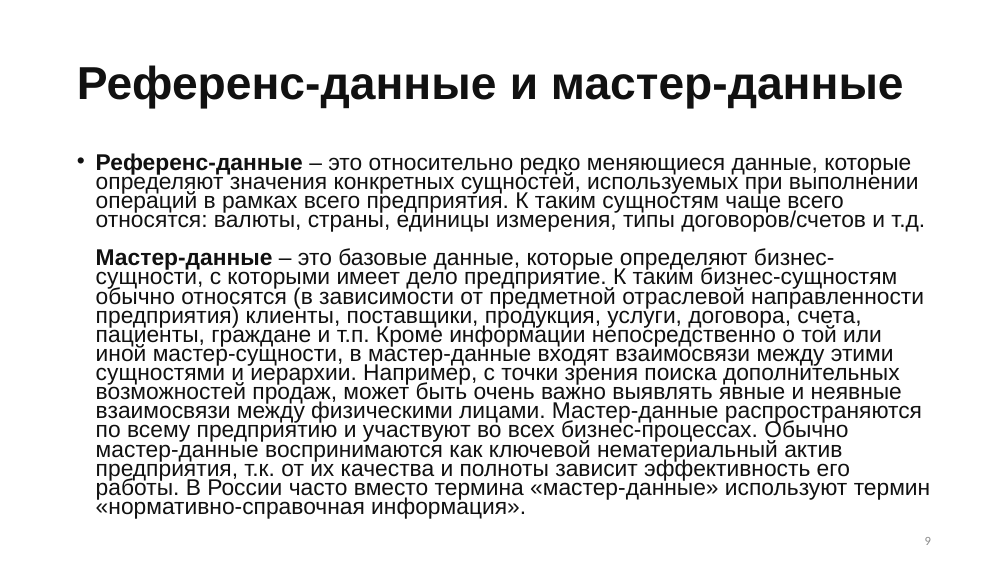
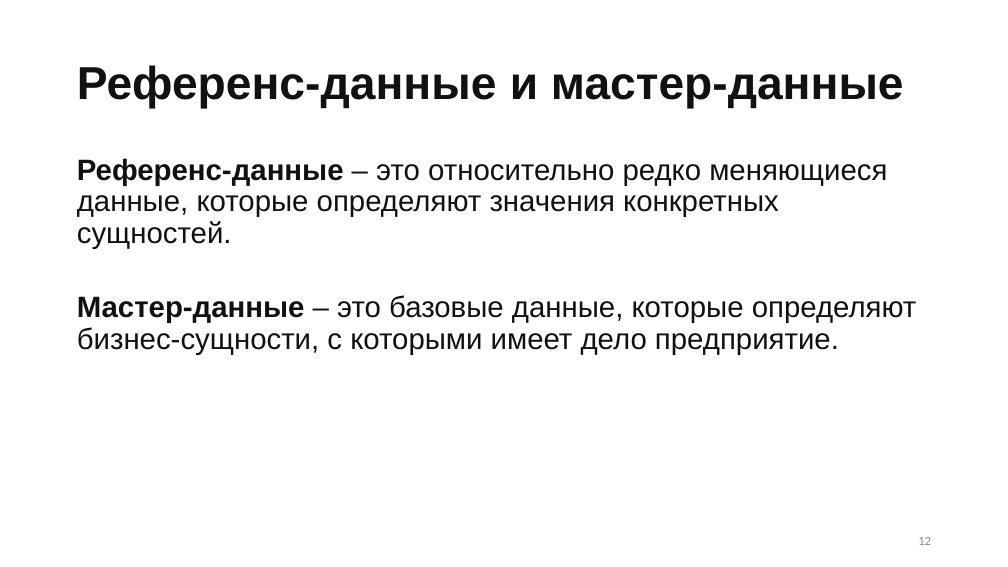
Before and after one commit to Sa1Gur/DbTest.Containers, a slide deck: slide 12 of DbaseTesting.pptx (slide 9 before the commit). Drawn at 1008x567 pixels with LibreOffice and Linux fonts; fonts in the diff are those of the drawing. Boxes give left, top, right and bottom in pixels: in the first picture for what was removed or moved away, otherwise in the second. Text is boxed around its words. In the diff, an @@ line names an element or a change of style, - is before the commit and + after.

```diff
--- a/DbaseTesting.pptx
+++ b/DbaseTesting.pptx
@@ text at (77, 158, 917, 355): text changed; size 21.7 to 28 pt @@
-• Референс-данные – это относительно редко меняющиеся данные, которые определяют значения конкретных сущностей, используемых при выполнении операций в рамках всего предприятия. К таким сущностям чаще всего относятся: валюты, страны, единицы измерения, типы договоров/счетов и т.д.
-  Мастер-данные – это базовые данные, которые определяют бизнес-сущности, с которыми имеет дело предприятие. К таким бизнес-сущностям обычно относятся (в зависимости от предметной отраслевой направленности предприятия) клиенты, поставщики, продукция, услуги, договора, счета, пациенты, граждане и т.п. Кроме информации непосредственно о той или иной мастер-сущности, в мастер-данные входят взаимосвязи между этими сущностями и иерархии. Например, с точки зрения поиска дополнительных возможностей продаж, может быть очень важно выявлять явные и неявные взаимосвязи между физическими лицами. Мастер-данные распространяются по всему предприятию и участвуют во всех бизнес-процессах. Обычно мастер-данные воспринимаются как ключевой нематериальный актив предприятия, т.к. от их качества и полноты зависит эффективность его работы. В России часто вместо термина «мастер-данные» используют термин «нормативно-справочная информация».
+Референс-данные – это относительно редко меняющиеся данные, которые определяют значения конкретных сущностей.
+Мастер-данные – это базовые данные, которые определяют бизнес-сущности, с которыми имеет дело предприятие.
@@ page number at (918, 537, 931, 545): text changed @@
-9
+12
```
Also in this commit, not shown: 34 other slides changed, 8 slides added, 5 slides removed, 1 other file.
